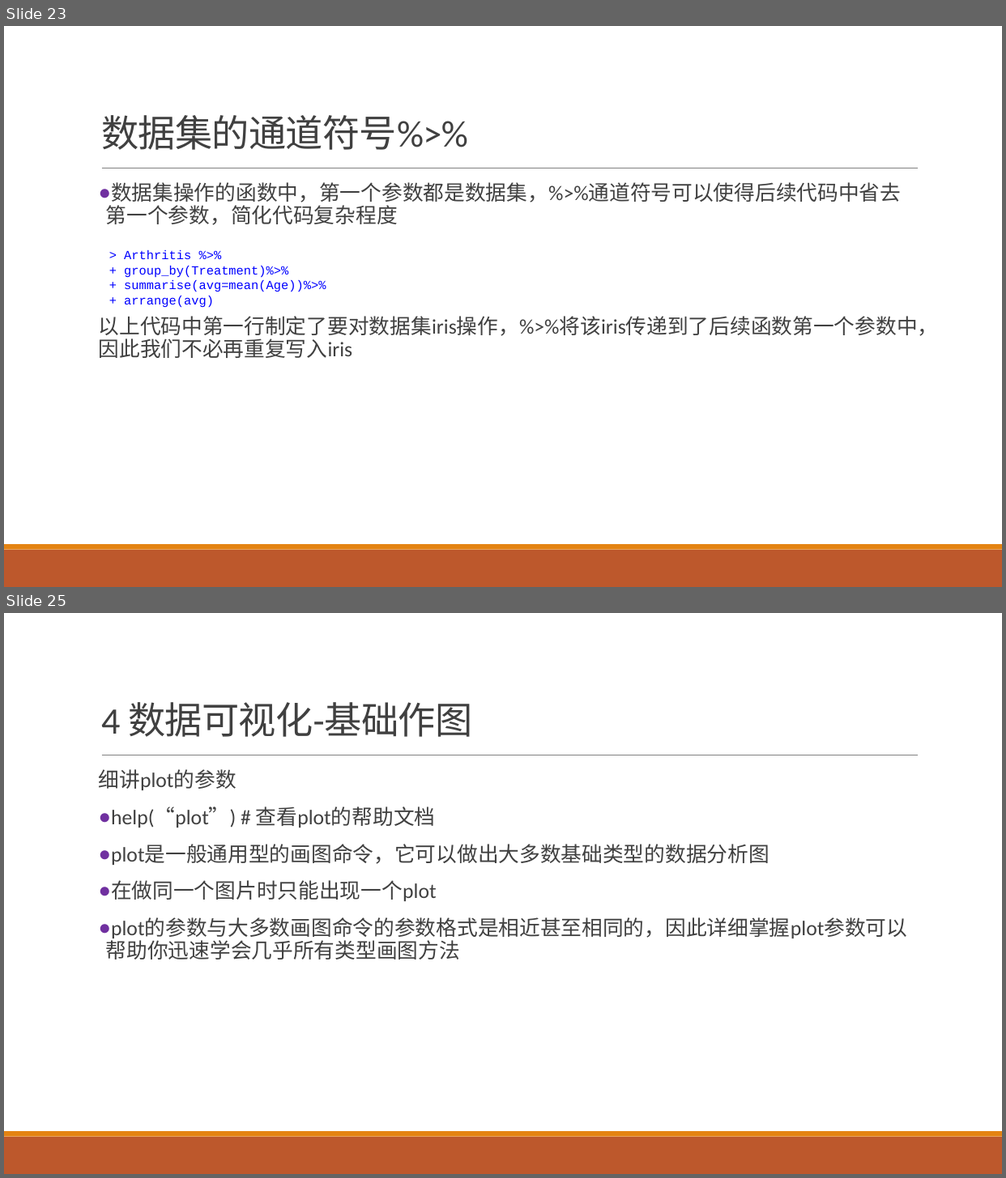
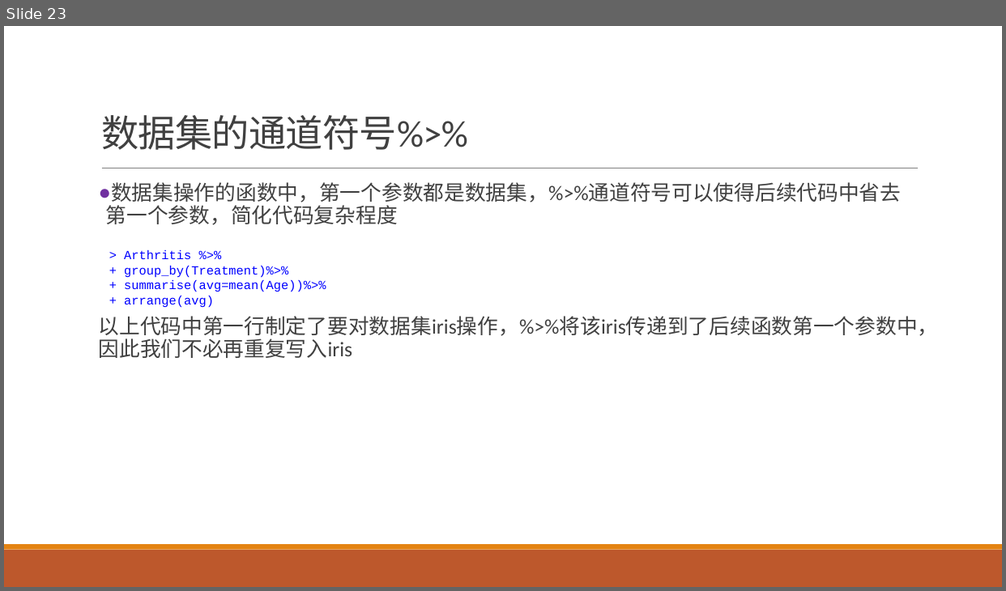
Before and after one commit to exoplanetX/DataAnalytics, a slide deck: 实验3-探索性分析.pptx. Shown one above the other, each under a label of ours: slides 23 and 25 before the commit, slide 23 after it; the slides between them are not shown. The pictures are 1006x1178 and 1006x591 pixels, drawn with LibreOffice and Linux fonts; fonts in the diff are those of the drawing. Boxes give left, top, right and bottom in pixels: in the first picture for what was removed or moved away, otherwise in the second. Text is boxed around its words. In the diff, an @@ line names an element or a change of style, - is before the commit and + after.

```diff
--- a/实验3-探索性分析.pptx
+++ b/实验3-探索性分析.pptx
@@ slide 25 removed at bbox=[4, 613, 1002, 1174], background #FFFFFF; not listed: 3 template elements that a slide beside it also shows @@
@@ title removed at bbox=[101, 702, 472, 737] @@
-4 数据可视化-基础作图
@@ text removed at bbox=[99, 769, 907, 939] @@
-细讲plot的参数
-● help(“plot”) # 查看plot的帮助文档
-● plot是一般通用型的画图命令，它可以做出大多数基础类型的数据分析图
-● 在做同一个图片时只能出现一个plot
-● plot的参数与大多数画图命令的参数格式是相近甚至相同的，因此详细掌握plot参数可以帮助你迅速学会几乎所有类型画图方法
```
Also in this commit, not shown: 1 slide changed, 8 other slides removed, 4 other files.
